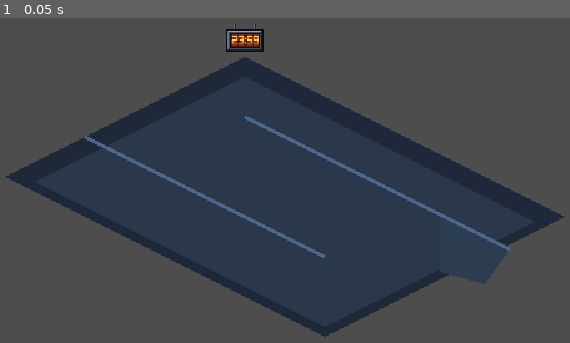
Above: before the commit, frame 1.
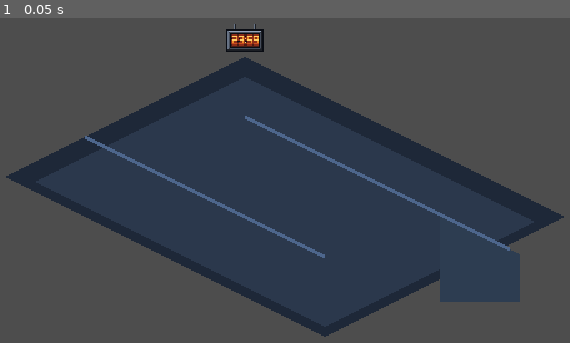
Above: after the commit, the same moment.

Repository: Zeeynrs/the-last-frame
Game: Godot game, scene res://scenes/chapters/ch01/rooms/signal_control.tscn
The game is run twice, just before and just after one commit, with the same random seed, the same clock (stepped at 60 frames per second) and the same inputs. This scene is started directly instead of the project's main scene.
Inputs:
- Up to frame 1 (0.05 s): no input

The runs differ from the first frame. In frame 1, 1.3% of the frame differs, in the area x 77-92%, y 71-88%.

Commit message:
fix(TLF-034): unify player input blocking, prevent interact reopen, and align PZ-004 barrier visual

Diff:
--- a/scenes/chapters/ch01/rooms/signal_control.tscn
+++ b/scenes/chapters/ch01/rooms/signal_control.tscn
@@ -87,7 +87,7 @@
 
 [node name="NorthBarrierVisual" type="Polygon2D" parent="."]
 color = Color(0.18, 0.24, 0.32, 1)
-polygon = PackedVector2Array(476, 190, 532, 218, 512, 246, 476, 236)
+polygon = PackedVector2Array(476, 190, 540, 222, 540, 260, 476, 260)
 
 [node name="NorthRailingVisual" type="Line2D" parent="."]
 points = PackedVector2Array(320, 112, 532, 218)
--- a/scripts/player/player.gd
+++ b/scripts/player/player.gd
@@ -18,6 +18,9 @@
 
 var _candidates: Array[Interactable] = []
 var current_target: Interactable = null
+
+var _input_blocked: bool = false
+var _unblock_physics_frame: int = -100
 
 
 func _ready() -> void:
@@ -189,6 +192,11 @@
 
 
 func _handle_interaction() -> void:
+	# Ignore interaction inputs on the frame the player is unblocked and the next frame,
+	# preventing actions that closed a modal UI (e.g. interact) from triggering objects.
+	if Engine.get_physics_frames() <= _unblock_physics_frame + 1:
+		return
+
 	if Input.is_action_just_pressed(&"interact"):
 		if current_target != null:
 			var session = get_tree().get_first_node_in_group(&"game_session")
@@ -214,3 +222,62 @@
 	if Input.is_action_just_pressed(&"echo_reset"):
 		if pocket_watch != null:
 			pocket_watch.reset_echo()
+
+
+## Blocks or unblocks player input and movement (used by modal UIs like DialogueBox, DocumentViewer, JournalScreen).
+## When blocked, velocity is zeroed and physics process is stopped.
+## When unblocked, physics process is restored and the current physics frame is recorded
+## so subsequent interaction polling ignores the closing action press.
+func set_input_blocked(blocked: bool) -> void:
+	_input_blocked = blocked
+	set_physics_process(not blocked)
+	if blocked:
+		velocity = Vector2.ZERO
+	else:
+		_unblock_physics_frame = Engine.get_physics_frames()
+
+
+## Fallback lookup chain for the active player node:
+## 1. GameSession (via group "game_session" or root search) -> room_router.player
+## 2. First node in group "player"
+## 3. Child named "Player" under root
+static func find_player(from_node: Node) -> CharacterBody2D:
+	if from_node == null or not from_node.is_inside_tree():
+		return null
+	var tree := from_node.get_tree()
+	if tree == null:
+		return null
+
+	var session = tree.get_first_node_in_group(&"game_session")
+	if session == null:
+		session = tree.root.find_child("GameSession", true, false)
+	if session != null and "room_router" in session and session.room_router != null and session.room_router.player != null:
+		return session.room_router.player
+
+	var p = tree.get_first_node_in_group(&"player")
+	if p is CharacterBody2D:
+		return p
+
+	var candidate = tree.root.find_child("Player", true, false)
+	if candidate is CharacterBody2D:
+		return candidate
+
+	return null
+
+
+## Dispatches input block/unblock to the player node resolved from from_node.
+## If cached_player is valid, uses it; otherwise resolves via find_player.
+## Calls set_input_blocked(blocked) on Player, or set_physics_process(not blocked) on generic CharacterBody2D.
+## Returns the resolved player reference for caching.
+static func set_player_blocked(from_node: Node, blocked: bool, cached_player: CharacterBody2D = null) -> CharacterBody2D:
+	var target: CharacterBody2D = cached_player
+	if target == null or not is_instance_valid(target):
+		target = find_player(from_node)
+	if target != null and is_instance_valid(target):
+		if target.has_method(&"set_input_blocked"):
+			target.set_input_blocked(blocked)
+		else:
+			target.set_physics_process(not blocked)
+			if blocked:
+				target.velocity = Vector2.ZERO
+	return target
--- a/scripts/ui/dialogue_box.gd
+++ b/scripts/ui/dialogue_box.gd
@@ -154,23 +154,7 @@
 
 
 func _set_player_movement_blocked(blocked: bool) -> void:
-	if _player_ref == null or not is_instance_valid(_player_ref):
-		var session = _find_session()
-		if session != null and session.room_router != null and session.room_router.player != null:
-			_player_ref = session.room_router.player
-		elif is_inside_tree():
-			var p = get_tree().get_first_node_in_group(&"player")
-			if p is CharacterBody2D:
-				_player_ref = p
-			else:
-				var candidate = get_tree().root.find_child("Player", true, false)
-				if candidate is CharacterBody2D:
-					_player_ref = candidate
-
-	if _player_ref != null and is_instance_valid(_player_ref):
-		_player_ref.set_physics_process(not blocked)
-		if blocked:
-			_player_ref.velocity = Vector2.ZERO
+	_player_ref = Player.set_player_blocked(self, blocked, _player_ref)
 
 
 func _find_session() -> GameSession:
--- a/scripts/ui/document_viewer.gd
+++ b/scripts/ui/document_viewer.gd
@@ -176,23 +176,7 @@
 
 
 func _set_player_blocked(blocked: bool) -> void:
-	if _player_ref == null or not is_instance_valid(_player_ref):
-		var session = _find_session()
-		if session != null and session.room_router != null and session.room_router.player != null:
-			_player_ref = session.room_router.player
-		elif is_inside_tree():
-			var p = get_tree().get_first_node_in_group(&"player")
-			if p is CharacterBody2D:
-				_player_ref = p
-			else:
-				var candidate = get_tree().root.find_child("Player", true, false)
-				if candidate is CharacterBody2D:
-					_player_ref = candidate
-
-	if _player_ref != null and is_instance_valid(_player_ref):
-		_player_ref.set_physics_process(not blocked)
-		if blocked:
-			_player_ref.velocity = Vector2.ZERO
+	_player_ref = Player.set_player_blocked(self, blocked, _player_ref)
 
 
 func _find_session() -> GameSession:
--- a/scripts/ui/journal_screen.gd
+++ b/scripts/ui/journal_screen.gd
@@ -189,23 +189,7 @@
 
 
 func _set_player_blocked(blocked: bool) -> void:
-	if _player_ref == null or not is_instance_valid(_player_ref):
-		var session = _find_session()
-		if session != null and session.room_router != null and session.room_router.player != null:
-			_player_ref = session.room_router.player
-		elif is_inside_tree():
-			var p = get_tree().get_first_node_in_group(&"player")
-			if p is CharacterBody2D:
-				_player_ref = p
-			else:
-				var candidate = get_tree().root.find_child("Player", true, false)
-				if candidate is CharacterBody2D:
-					_player_ref = candidate
-
-	if _player_ref != null and is_instance_valid(_player_ref):
-		_player_ref.set_physics_process(not blocked)
-		if blocked:
-			_player_ref.velocity = Vector2.ZERO
+	_player_ref = Player.set_player_blocked(self, blocked, _player_ref)
 
 
 func _find_session() -> GameSession:
--- a/tests/chapters/ch01/test_ch01_pz004_layout.gd
+++ b/tests/chapters/ch01/test_ch01_pz004_layout.gd
@@ -221,3 +221,42 @@
 		"Shortest walkable path (%.1f px) is >= 600.0 px (exceeds 300 ticks at 120 px/s)" % total_path_length)
 
 	sig.free()
+
+
+func test_north_barrier_visual_and_collision_match() -> void:
+	var sig := (load(SIGNAL_SCENE_PATH) as PackedScene).instantiate() as Node2D
+	var barrier_col := sig.get_node_or_null("TrenchRailings/NorthBarrierCollision") as CollisionPolygon2D
+	var barrier_vis := sig.get_node_or_null("NorthBarrierVisual") as Polygon2D
+
+	_assert_true(barrier_col != null, "NorthBarrierCollision exists")
+	_assert_true(barrier_vis != null, "NorthBarrierVisual exists")
+
+	if barrier_col != null and barrier_vis != null:
+		var col_poly := barrier_col.polygon
+		var vis_poly := barrier_vis.polygon
+		_assert_eq(col_poly, vis_poly, "NorthBarrierCollision and NorthBarrierVisual polygons match identically")
+
+		# Geometric area difference via Geometry2D.clip_polygons
+		var diff_1 := Geometry2D.clip_polygons(col_poly, vis_poly)
+		var diff_2 := Geometry2D.clip_polygons(vis_poly, col_poly)
+		var diff_area_1 := 0.0
+		for poly in diff_1:
+			var a := 0.0
+			for i in poly.size():
+				var p1: Vector2 = poly[i]
+				var p2: Vector2 = poly[(i + 1) % poly.size()]
+				a += p1.x * p2.y - p2.x * p1.y
+			diff_area_1 += abs(a) * 0.5
+		var diff_area_2 := 0.0
+		for poly in diff_2:
+			var a := 0.0
+			for i in poly.size():
+				var p1: Vector2 = poly[i]
+				var p2: Vector2 = poly[(i + 1) % poly.size()]
+				a += p1.x * p2.y - p2.x * p1.y
+			diff_area_2 += abs(a) * 0.5
+
+		_assert_true(diff_area_1 <= 1.0, "col_poly - vis_poly area <= 1 px^2 (actual: %.2f)" % diff_area_1)
+		_assert_true(diff_area_2 <= 1.0, "vis_poly - col_poly area <= 1 px^2 (actual: %.2f)" % diff_area_2)
+
+	sig.free()
--- a/tests/ui/test_dialogue_box.gd
+++ b/tests/ui/test_dialogue_box.gd
@@ -137,3 +137,81 @@
 	session.free()
 	new_session.free()
 	diag.free()
+
+
+class MockUseTarget extends Interactable:
+	var use_count: int = 0
+
+	func _can_use(_actor_id: StringName, _interaction_id: StringName, _payload: Dictionary) -> StringName:
+		return &""
+
+	func _on_use(_actor_id: StringName, _interaction_id: StringName, _payload: Dictionary) -> void:
+		use_count += 1
+
+
+func test_dialogue_box_advance_does_not_trigger_interactable() -> void:
+	var orig_save_root := ""
+	var ss := scene_tree.root.get_node_or_null("SaveService")
+	if ss != null and "save_root" in ss:
+		orig_save_root = ss.save_root
+		ss.save_root = "user://tlf_test_ui_saves"
+
+	var sess_scene = load("res://scenes/session/GameSession.tscn")
+	var session = sess_scene.instantiate() as GameSession
+	scene_tree.root.add_child(session)
+
+	var diag_scene = load("res://scenes/ui/DialogueBox.tscn")
+	var diag = diag_scene.instantiate() as DialogueBox
+	scene_tree.root.add_child(diag)
+
+	var player_scene = load("res://scenes/player/Player.tscn")
+	var player = player_scene.instantiate() as Player
+	player.position = Vector2(100, 100)
+	player.add_to_group(&"player")
+	scene_tree.root.add_child(player)
+
+	# Create a mock interactable target next to player
+	var interactable = MockUseTarget.new()
+	interactable.object_id = &"ch01.test_dialogue_target"
+	interactable.collision_layer = 4
+	interactable.collision_mask = 0
+	interactable.position = Vector2(100, 100)
+	var col = CollisionShape2D.new()
+	var shape = CircleShape2D.new()
+	shape.radius = 16.0
+	col.shape = shape
+	interactable.add_child(col)
+	scene_tree.root.add_child(interactable)
+
+	# Let physics detect interactable
+	await physics_frames(5)
+	_assert_eq(player.current_target, interactable, "Player targets interactable next to them")
+
+	# Play a 1-line blocking monologue
+	var lines = [["SPK_ELIAS", "EL_B01_01"]]
+	diag.play_sequence(&"test_blocking_last_line", lines, true)
+	_assert_true(diag.is_active, "Dialogue is active")
+	_assert_false(player.is_physics_processing(), "Player movement stopped during blocking dialogue")
+
+	# Advance last line with interact
+	await tap(&"interact")
+	await physics_frames(3)
+
+	_assert_false(diag.is_active, "Dialogue finished")
+	_assert_true(player.is_physics_processing(), "Player unblocked after dialogue finished")
+	_assert_eq(interactable.use_count, 0, "Interactable was NOT used when advancing dialogue with interact")
+
+	# Clean up
+	interactable.free()
+	player.free()
+	diag.free()
+	session.free()
+
+	if ss != null and "save_root" in ss and orig_save_root != "":
+		ss.save_root = orig_save_root
+	if DirAccess.dir_exists_absolute("user://tlf_test_ui_saves"):
+		var d = DirAccess.open("user://tlf_test_ui_saves")
+		if d != null:
+			for f in d.get_files():
+				d.remove(f)
+		DirAccess.remove_absolute("user://tlf_test_ui_saves")
--- a/tests/ui/test_document_viewer.gd
+++ b/tests/ui/test_document_viewer.gd
@@ -95,3 +95,91 @@
 	viewer.close_document()
 	viewer.free()
 	session.free()
+
+
+func test_document_viewer_interact_does_not_reopen_on_close() -> void:
+	var orig_save_root := ""
+	var ss := scene_tree.root.get_node_or_null("SaveService")
+	if ss != null and "save_root" in ss:
+		orig_save_root = ss.save_root
+		ss.save_root = "user://tlf_test_ui_saves"
+
+	var sess_scene = load("res://scenes/session/GameSession.tscn")
+	var session = sess_scene.instantiate() as GameSession
+	scene_tree.root.add_child(session)
+
+	var doc_viewer_scene = load("res://scenes/ui/DocumentViewer.tscn")
+	var viewer = doc_viewer_scene.instantiate() as DocumentViewer
+	scene_tree.root.add_child(viewer)
+
+	var player_scene = load("res://scenes/player/Player.tscn")
+	var player = player_scene.instantiate() as Player
+	player.position = Vector2(100, 100)
+	player.add_to_group(&"player")
+	scene_tree.root.add_child(player)
+
+	# Set up a ReadableDocument at player position
+	var readable = Area2D.new()
+	readable.set_script(load("res://scripts/narrative/readable_document.gd"))
+	readable.object_id = &"ch01.test_readable_doc"
+	readable.prompt_text = "[E] Read"
+	readable.collision_layer = 4
+	readable.collision_mask = 0
+	readable.position = Vector2(100, 100)
+	var col = CollisionShape2D.new()
+	var shape = CircleShape2D.new()
+	shape.radius = 16.0
+	col.shape = shape
+	readable.add_child(col)
+
+	var doc = load("res://data/documents/ch01/doc_evac_notice.tres") as DocumentDef
+	readable.document = doc
+	scene_tree.root.add_child(readable)
+
+	var open_info = {"count": 0}
+	readable.opened.connect(func(d: DocumentDef) -> void:
+		open_info["count"] += 1
+		viewer.open_document(d)
+	)
+
+	# Step a few frames to let physics detect the interactable
+	await physics_frames(5)
+	_assert_eq(player.current_target, readable, "Player targets readable document")
+
+	# Step 1: Open 1-page document via interact
+	await tap(&"interact")
+	await physics_frames(2)
+	_assert_true(viewer.is_open, "DocumentViewer opened via interact")
+	_assert_eq(open_info["count"], 1, "opened emitted once on first open")
+
+	# Step 2: Press interact again to close
+	await tap(&"interact")
+	await physics_frames(3)
+
+	# DocumentViewer should be closed and NOT reopened
+	_assert_false(viewer.is_open, "DocumentViewer is closed after interact tap")
+	_assert_eq(open_info["count"], 1, "opened was NOT emitted again on close (no ghost reopen)")
+
+	# Step 3: Next separate interact press opens the document again (no lost input)
+	await tap(&"interact")
+	await physics_frames(2)
+	_assert_true(viewer.is_open, "DocumentViewer opens again on subsequent separate interact press")
+	_assert_eq(open_info["count"], 2, "opened emitted a second time on deliberate press")
+
+	# Clean up
+	if viewer.is_open:
+		await tap(&"cancel")
+		await physics_frames(2)
+	readable.free()
+	player.free()
+	viewer.free()
+	session.free()
+
+	if ss != null and "save_root" in ss and orig_save_root != "":
+		ss.save_root = orig_save_root
+	if DirAccess.dir_exists_absolute("user://tlf_test_ui_saves"):
+		var d = DirAccess.open("user://tlf_test_ui_saves")
+		if d != null:
+			for f in d.get_files():
+				d.remove(f)
+		DirAccess.remove_absolute("user://tlf_test_ui_saves")
